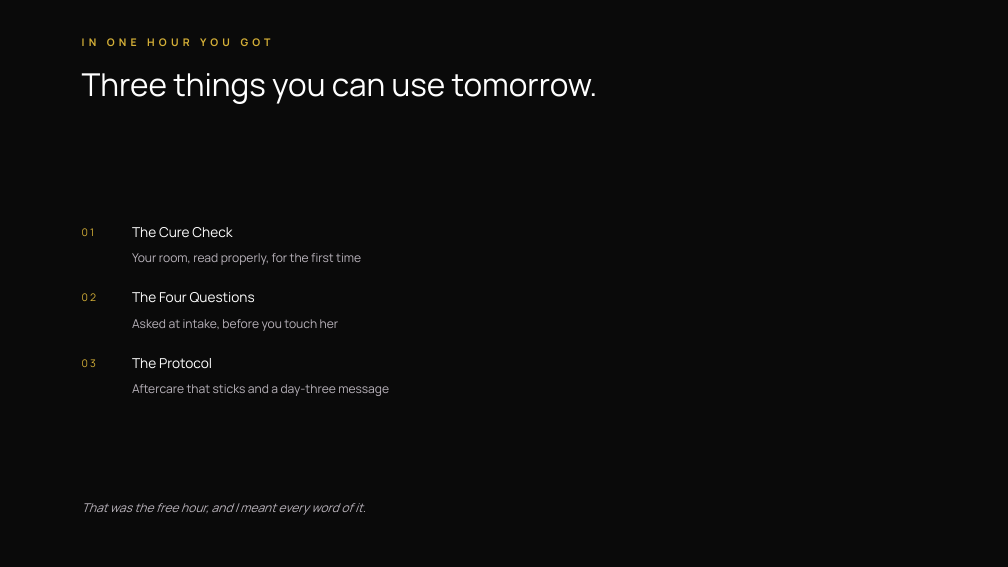
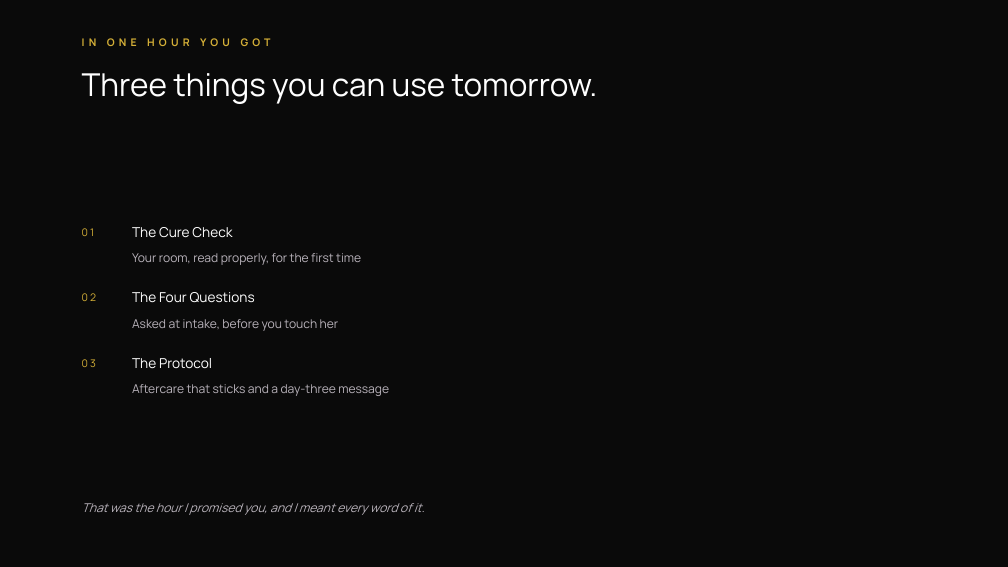
Before and after one commit to destynibeauty-creator/RLU-OFFER, a slide deck: slide 30 of slides/The-Retention-Room.pptx (slide 26 before the commit). Drawn at 1008x567 pixels with LibreOffice and Linux fonts; fonts in the diff are those of the drawing. Boxes give left, top, right and bottom in pixels: in the first picture for what was removed or moved away, otherwise in the second. Text is boxed around its words. In the diff, an @@ line names an element or a change of style, - is before the commit and + after.

```diff
--- a/slides/The-Retention-Room.pptx
+++ b/slides/The-Retention-Room.pptx
@@ text at [82, 503, 425, 515]: text changed @@
-That was the free hour, and I meant every word of it.
+That was the hour I promised you, and I meant every word of it.
```
Also in this commit, not shown: 18 other slides changed, 7 slides added, 1 slide removed, 26 other files.
